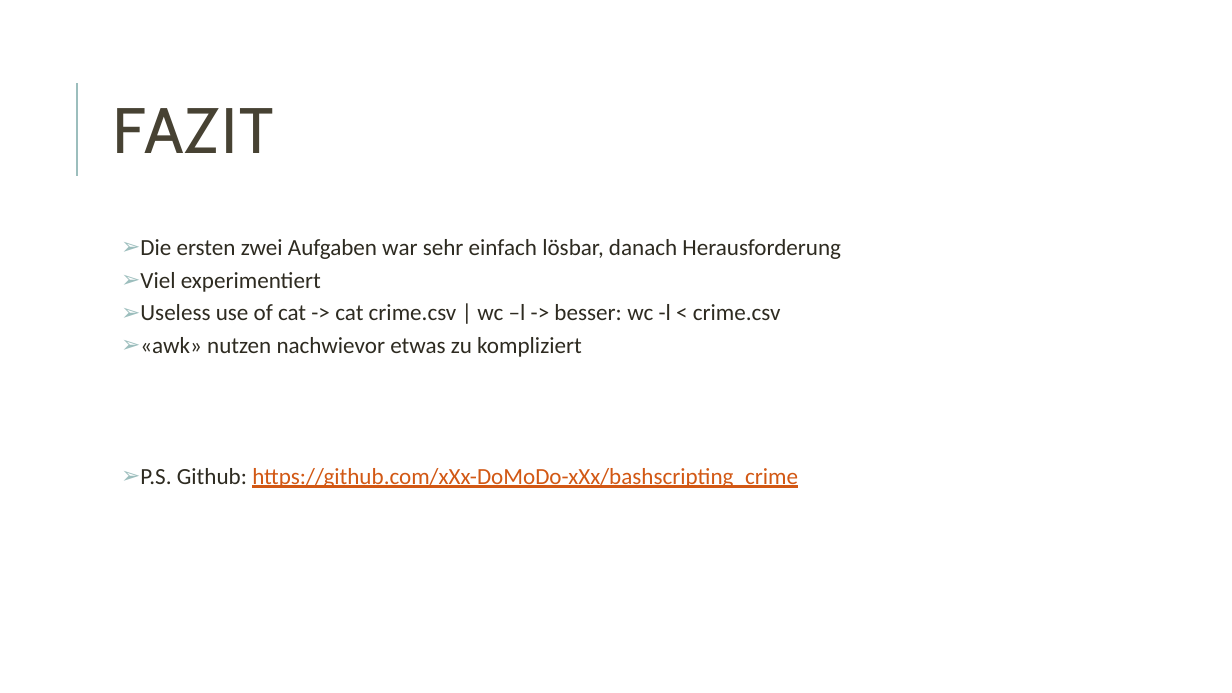
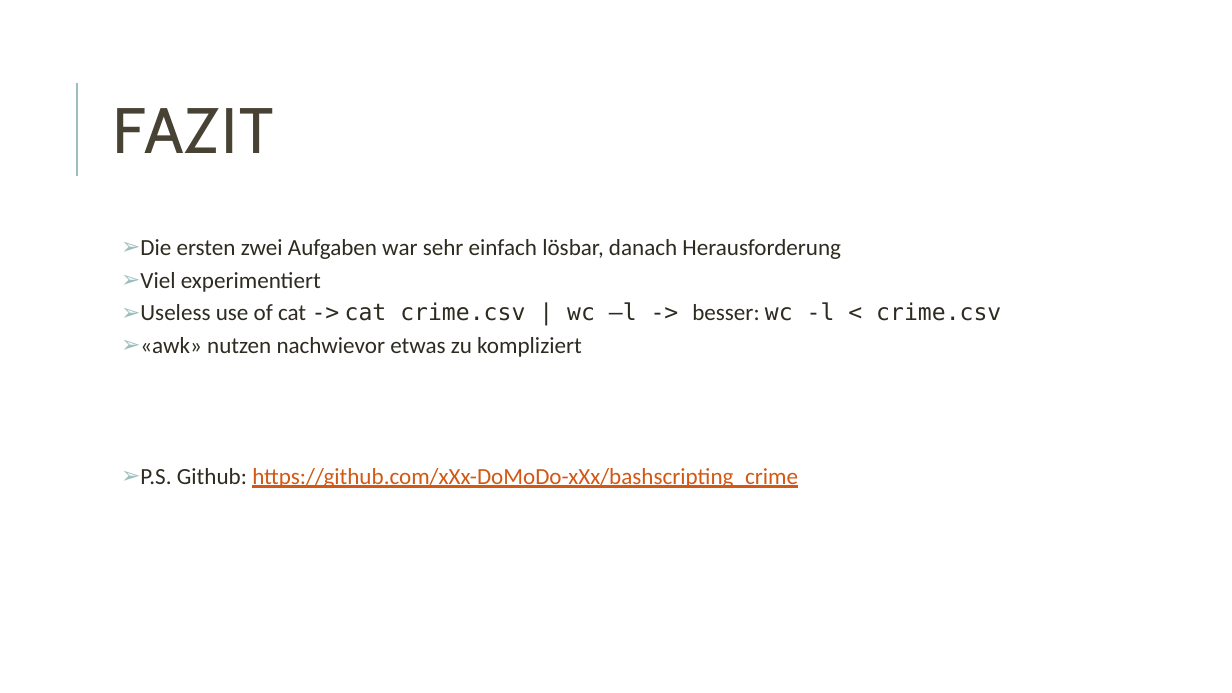
Before and after one commit to xXx-DoMoDo-xXx/bashscripting_crime, a slide deck: slide 9 of Bash-scripting-crime-statistic.pptx. Drawn at 1232x693 pixels with LibreOffice and Linux fonts; fonts in the diff are those of the drawing. Boxes give left, top, right and bottom in pixels: in the first picture for what was removed or moved away, otherwise in the second. Text is boxed around its words. In the diff, an @@ line names an element or a change of style, - is before the commit and + after.

Commit message:
fixed write error ;)

```diff
--- a/Bash-scripting-crime-statistic.pptx
+++ b/Bash-scripting-crime-statistic.pptx
@@ text at (x1=140, y1=302, x2=1001, y2=321): font Calibri to DejaVu Sans Mono in "-> cat crime.csv | wc –l -> ..." @@
```
